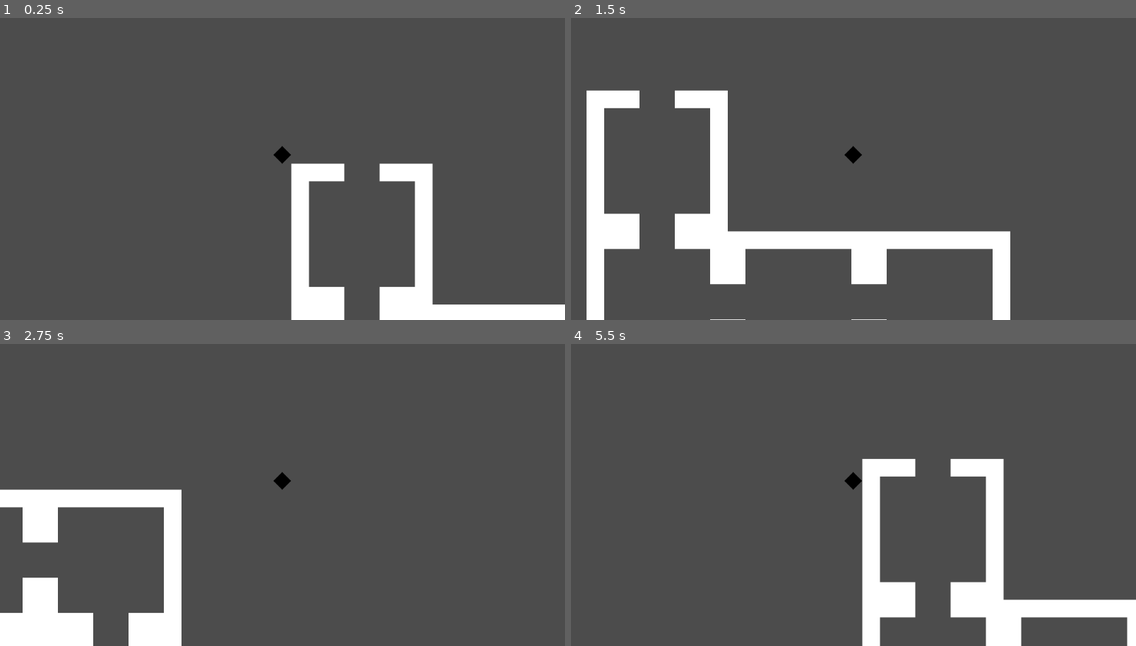
Above: before the commit, frames 1-4 (two rows, left to right).
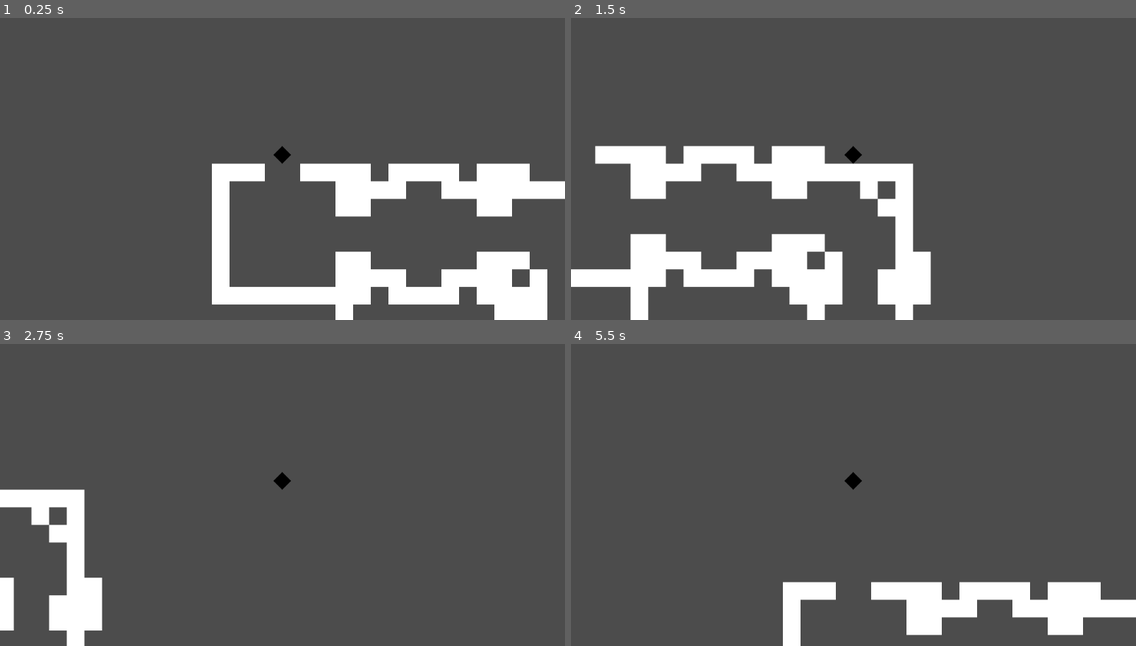
Above: after the commit, the same moments.

Repository: DarknessCatt/lost-soul-generator-study
Game: Godot game, scene res://Procedural_Map/Procedural_Map.tscn
The game is run twice, just before and just after one commit, with the same random seed, the same clock (stepped at 60 frames per second) and the same inputs. The project has no main scene, so this scene is started directly.
Inputs:
- Up to frame 1 (0.25 s): no input
- Up to frame 2 (1.5 s): tap Enter at 0.5 s; hold Right (ui_right) 0.53-1.28 s; hold Down (ui_down) from 1.28 s (still down)
- Up to frame 3 (2.75 s): tap Space at 2 s; release Down (ui_down) at 2.03 s; hold Right (ui_right) from 2.03 s (still down)
- Up to frame 4 (5.5 s): release Right (ui_right) at 2.78 s; hold Up (ui_up) 2.78-3.53 s; tap Enter at 3.5 s; hold Left (ui_left) 3.53-5.03 s; hold Down (ui_down) from 5.03 s (still down)

The runs differ from the first frame. In frame 1, 15% of the frame differs, in the area x 37-100%, y 48-100%; in frame 2, 23%, in the area x 0-78%, y 23-100%; in frame 3, 7.4%; in frame 4, 8.8%.

Commit message:
Room Tree

Diff:
--- a/Procedural_Map/Procedural_Map.gd
+++ b/Procedural_Map/Procedural_Map.gd
@@ -1,82 +1,82 @@
 extends Node2D
-
-enum {DOWN, UP, RIGHT, LEFT}
 
 const ROOM_RES = preload("res://Rooms/Rooms.tscn")
 const ROOM_SIZE = 8
-const MAP_SIZE = 4
-const MAP_NUM = 6
+const MAP_SIZE = 6
+const MAP_NUM = 10
 
 
-var directions = [DOWN, UP, RIGHT, LEFT]
+var directions = ["down", "up", "left", "right"]
 var map : Array = []
 
 func _ready():
 	randomize()
 	var rooms : Node2D = ROOM_RES.instance()
+	rooms._ready()
 
 	for x in range(MAP_SIZE):
 		map.append([])
-		for y in range(MAP_SIZE):
+		for _y in range(MAP_SIZE):
 			map[x].append(null)
 
 	var room_list = []
 	var room_pos = Vector2.ZERO
-	var from = UP
+	var from = "up"
 
-	for num in range(MAP_NUM):
+	for _num in range(MAP_NUM):
 		var dir = get_random_dir(room_pos)
 
-		if dir == -1:
+		if dir == "":
+			print("generation aborted")
 			break
 
-		map[room_pos.x][room_pos.y] = {from = from, dir = dir}
-		room_list.append({from = from, dir = dir, pos = room_pos})
+		map[room_pos.x][room_pos.y] = [from, dir]
+		room_list.append({"pos" : room_pos, "entrances" : [from, dir]})
 
 		match dir:
-			UP:
-				from = DOWN
+			"up":
+				from = "down"
 				room_pos.y -= 1
 
-			DOWN:
-				from = UP
+			"down":
+				from = "up"
 				room_pos.y += 1
 
-			RIGHT:
-				from = LEFT
+			"right":
+				from = "left"
 				room_pos.x += 1
 
-			LEFT:
-				from = RIGHT
+			"left":
+				from = "right"
 				room_pos.x -= 1
 
 	for room_info in room_list:
-		copy_room(room_info.pos*ROOM_SIZE, rooms.get_room(room_info.from, room_info.dir))
+		copy_room(room_info.pos*ROOM_SIZE, rooms.get_room(room_info.entrances))
 
 	#copy_room(room_pos*ROOM_SIZE, rooms.get_room(0))
 
-func get_random_dir(pos : Vector2) -> int:
+func get_random_dir(pos : Vector2) -> String:
 	directions.shuffle()
 
 	for dir in directions:
-		match directions[dir]:
-			UP:
+		match dir:
+			"up":
 				if (pos.y - 1) >= 0 and map[pos.x][pos.y - 1] == null:
-					return UP
+					return "up"
 
-			DOWN:
+			"down":
 				if (pos.y + 1) < MAP_SIZE and map[pos.x][pos.y + 1] == null:
-					return DOWN
+					return "down"
 
-			RIGHT:
+			"right":
 				if (pos.x + 1) < MAP_SIZE and map[pos.x + 1][pos.y] == null:
-					return RIGHT
+					return "right"
 
-			LEFT:
+			"left":
 				if (pos.x - 1) >= 0 and map[pos.x - 1][pos.y] == null:
-					return LEFT
+					return "left"
 
-	return -1
+	return ""
 
 
 func copy_room(pos : Vector2, room : Array) -> void:
--- a/Procedural_Map/Procedural_Map.tscn
+++ b/Procedural_Map/Procedural_Map.tscn
@@ -8,6 +8,6 @@
 script = ExtResource( 3 )
 
 [node name="Player" parent="." instance=ExtResource( 2 )]
-position = Vector2( -16, -16 )
+position = Vector2( 128, -16 )
 
 [node name="Map" parent="." instance=ExtResource( 1 )]
--- /dev/null
+++ b/Rooms/Room.gd
@@ -0,0 +1,6 @@
+extends TileMap
+
+export(bool) var up = false
+export(bool) var down = false
+export(bool) var left = false
+export(bool) var right = false
--- /dev/null
+++ b/Rooms/Room.tscn
@@ -0,0 +1,8 @@
+[gd_scene load_steps=3 format=2]
+
+[ext_resource path="res://Placeholder_White/Placeholder_White.tscn" type="PackedScene" id=1]
+[ext_resource path="res://Rooms/Room.gd" type="Script" id=2]
+
+
+[node name="Room" instance=ExtResource( 1 )]
+script = ExtResource( 2 )
--- a/Rooms/Rooms.gd
+++ b/Rooms/Rooms.gd
@@ -1,9 +1,94 @@
 extends Node2D
 
+var room_tree : Dictionary = \
+{
+	"atr" : "down",
+	"has" : {
+		"atr" : "up",
+		"has" : {
+			"atr" : "left",
+			"has" : {
+				"atr" : "right",
+				"has" : [],
+				"hasnt" : []
+			},
+			"hasnt" : {
+				"atr" : "right",
+				"has" : [],
+				"hasnt" : []
+			}
+		},
+		"hasnt" : {
+			"atr" : "left",
+			"has" : {
+				"atr" : "right",
+				"has" : [],
+				"hasnt" : []
+			},
+			"hasnt" : {
+				"atr" : "right",
+				"has" : [],
+				"hasnt" : []
+			}
+		}
+	},
+	"hasnt" : {
+		"atr" : "up",
+		"has" : {
+			"atr" : "left",
+			"has" : {
+				"atr" : "right",
+				"has" : [],
+				"hasnt" : []
+			},
+			"hasnt" : {
+				"atr" : "right",
+				"has" : [],
+				"hasnt" : []
+			}
+		},
+		"hasnt" : {
+			"atr" : "left",
+			"has" : {
+				"atr" : "right",
+				"has" : [],
+				"hasnt" : []
+			},
+			"hasnt" : {
+				"atr" : "right",
+				"has" : [],
+				"hasnt" : []
+			}
+		}
+	}
+}
 
-func get_room(from : int, to : int) -> Array:
+func _ready():
+	for room in get_children():
+		var tree = room_tree
+
+		while typeof(tree) == TYPE_DICTIONARY:
+			if room.get(tree["atr"]):
+				tree = tree["has"]
+			else:
+				tree = tree["hasnt"]
+
+		tree.append(room)
+
+
+func get_room(entrances : Array) -> Array:
 	var data := []
-	var room : TileMap = self.get_child(from).get_child(to)
+
+	var tree = room_tree
+
+	for dir in ["down", "up", "left", "right"]:
+		if entrances.has(dir):
+			tree = tree["has"]
+		else:
+			tree = tree["hasnt"]
+
+	tree.shuffle()
+	var room = tree.front()
 
 	for v in room.get_used_cells():
 		data.append([v, room.get_cellv(v)])
--- a/Rooms/Rooms.tscn
+++ b/Rooms/Rooms.tscn
@@ -1,79 +1,150 @@
 [gd_scene load_steps=3 format=2]
 
-[ext_resource path="res://Placeholder_White/Placeholder_White.tscn" type="PackedScene" id=1]
+[ext_resource path="res://Rooms/Room.tscn" type="PackedScene" id=1]
 [ext_resource path="res://Rooms/Rooms.gd" type="Script" id=2]
 
 [node name="Rooms" type="Node2D"]
 script = ExtResource( 2 )
 
-[node name="Down" type="Node2D" parent="."]
+[node name="UDLR" parent="." instance=ExtResource( 1 )]
+visible = false
+tile_data = PoolIntArray( 0, 0, 0, 1, 0, 0, 2, 0, 0, 5, 0, 0, 6, 0, 0, 7, 0, 0, 65536, 0, 0, 65543, 0, 0, 131072, 0, 0, 131079, 0, 0, 327680, 0, 0, 327687, 0, 0, 393216, 0, 0, 393223, 0, 0, 458752, 0, 0, 458753, 0, 0, 458754, 0, 0, 458757, 0, 0, 458758, 0, 0, 458759, 0, 0 )
+up = true
+down = true
+left = true
+right = true
 
-[node name="Down" parent="Down" instance=ExtResource( 1 )]
+[node name="UDL" parent="." instance=ExtResource( 1 )]
 visible = false
-tile_data = PoolIntArray( 0, 0, 0, 1, 0, 0, 2, 0, 0, 3, 0, 0, 4, 0, 0, 5, 0, 0, 6, 0, 0, 7, 0, 0, 65536, 0, 0, 65543, 0, 0, 131072, 0, 0, 131079, 0, 0, 196608, 0, 0, 196615, 0, 0, 262144, 0, 0, 262151, 0, 0, 327680, 0, 0, 3276 …(122 unchanged characters)…
+tile_data = PoolIntArray( 0, 0, 0, 1, 0, 0, 2, 0, 0, 5, 0, 0, 6, 0, 0, 7, 0, 0, 65536, 0, 0, 65543, 0, 0, 131072, 0, 0, 131079, 0, 0, 196615, 0, 0, 262151, 0, 0, 327680, 0, 0, 3276 …(122 unchanged characters)…
+up = true
+down = true
+left = true
 
-[node name="Up" parent="Down" instance=ExtResource( 1 )]
+[node name="UDR" parent="." instance=ExtResource( 1 )]
+visible = false
+tile_data = PoolIntArray( 0, 0, 0, 1, 0, 0, 2, 0, 0, 5, 0, 0, 6, 0, 0, 7, 0, 0, 65536, 0, 0, 65543, 0, 0, 131072, 0, 0, 131079, 0, 0, 196608, 0, 0, 262144, 0, 0, 327680, 0, 0, 327687, 0, 0, 393216, 0, 0, 393223, 0, 0, 458752, 0, 0, 458753, 0, 0, 458754, 0, 0, 458757, 0, 0, 458758, 0, 0, 458759, 0, 0 )
+up = true
+down = true
+right = true
+
+[node name="ULR" parent="." instance=ExtResource( 1 )]
+visible = false
+tile_data = PoolIntArray( 0, 0, 0, 1, 0, 0, 2, 0, 0, 5, 0, 0, 6, 0, 0, 7, 0, 0, 65536, 0, 0, 65543, 0, 0, 131072, 0, 0, 131079, 0, 0, 327680, 0, 0, 327687, 0, 0, 393216, 0, 0, 393223, 0, 0, 458752, 0, 0, 458753, 0, 0, 458754, 0, 0, 458755, 0, 0, 458756, 0, 0, 458757, 0, 0, 458758, 0, 0, 458759, 0, 0 )
+up = true
+left = true
+right = true
+
+[node name="DLR" parent="." instance=ExtResource( 1 )]
+visible = false
+tile_data = PoolIntArray( 0, 0, 0, 1, 0, 0, 2, 0, 0, 3, 0, 0, 4, 0, 0, 5, 0, 0, 6, 0, 0, 7, 0, 0, 65536, 0, 0, 65543, 0, 0, 131072, 0, 0, 131079, 0, 0, 327680, 0, 0, 327687, 0, 0, 393216, 0, 0, 393223, 0, 0, 458752, 0, 0, 458753, 0, 0, 458754, 0, 0, 458757, 0, 0, 458758, 0, 0, 458759, 0, 0 )
+down = true
+left = true
+right = true
+
+[node name="UD" parent="." instance=ExtResource( 1 )]
 visible = false
 tile_data = PoolIntArray( 0, 0, 0, 1, 0, 0, 2, 0, 0, 5, 0, 0, 6, 0, 0, 7, 0, 0, 65536, 0, 0, 65543, 0, 0, 131072, 0, 0, …(211 unchanged characters)…
+up = true
+down = true
 
-[node name="Right" parent="Down" instance=ExtResource( 1 )]
+[node name="UD2" parent="." instance=ExtResource( 1 )]
+visible = false
+tile_data = PoolIntArray( 0, 0, 0, 1, 0, 0, 2, 0, 0, 5, 0, 0, 6, 0, 0, 7, 0, 0, 65538, 0, 0, 65541, 0, 0, 131074, 0, 0, 131077, 0, 0, 196610, 0, 0, 196613, 0, 0, 262146, 0, 0, 262149, 0, 0, 327682, 0, 0, 327685, 0, 0, 393218, 0, 0, 393221, 0, 0, 458752, 0, 0, 458753, 0, 0, 458754, 0, 0, 458757, 0, 0, 458758, 0, 0, 458759, 0, 0 )
+up = true
+down = true
+
+[node name="UD3" parent="." instance=ExtResource( 1 )]
+tile_data = PoolIntArray( 0, 0, 0, 1, 0, 0, 2, 0, 0, 5, 0, 0, 6, 0, 0, 7, 0, 0, 65537, 0, 0, 65542, 0, 0, 131072, 0, 0, 131073, 0, 0, 131078, 0, 0, 131079, 0, 0, 196608, 0, 0, 196615, 0, 0, 262144, 0, 0, 262151, 0, 0, 327680, 0, 0, 327681, 0, 0, 327686, 0, 0, 327687, 0, 0, 393217, 0, 0, 393222, 0, 0, 458752, 0, 0, 458753, 0, 0, 458754, 0, 0, 458757, 0, 0, 458758, 0, 0, 458759, 0, 0 )
+up = true
+down = true
+
+[node name="UL" parent="." instance=ExtResource( 1 )]
+visible = false
+tile_data = PoolIntArray( 0, 0, 0, 1, 0, 0, 2, 0, 0, 5, 0, 0, 6, 0, 0, 7, 0, 0, 65536, 0, 0, 65543, 0, 0, 131072, 0, 0, 131079, 0, 0, 196615, 0, 0, 262151, 0, 0, 327680, 0, 0, 327687, 0, 0, 393216, 0, 0, 393223, 0, 0, 458752, 0, 0, 458753, 0, 0, 458754, 0, 0, 458755, 0, 0, 458756, 0, 0, 458757, 0, 0, 458758, 0, 0, 458759, 0, 0 )
+up = true
+left = true
+
+[node name="UL2" parent="." instance=ExtResource( 1 )]
+visible = false
+tile_data = PoolIntArray( 0, 0, 0, 1, 0, 0, 2, 0, 0, 5, 0, 0, 6, 0, 0, 7, 0, 0, 65536, 0, 0, 65537, 0, 0, 65541, 0, 0, 131072, 0, 0, 131077, 0, 0, 196613, 0, 0, 262149, 0, 0, 327680, 0, 0, 327681, 0, 0, 327682, 0, 0, 327683, 0, 0, 327684, 0, 0, 327685, 0, 0, 393216, 0, 0, 458752, 0, 0 )
+up = true
+left = true
+
+[node name="UL3" parent="." instance=ExtResource( 1 )]
+visible = false
+tile_data = PoolIntArray( 0, 0, 0, 1, 0, 0, 2, 0, 0, 5, 0, 0, 6, 0, 0, 7, 0, 0, 65536, 0, 0, 65538, 0, 0, 65542, 0, 0, 131072, 0, 0, 131073, 0, 0, 131078, 0, 0, 196614, 0, 0, 262149, 0, 0, 262150, 0, 0, 327680, 0, 0, 327684, 0, 0, 327686, 0, 0, 393216, 0, 0, 393217, 0, 0, 393218, 0, 0, 393219, 0, 0, 393220, 0, 0, 393221, 0, 0, 393222, 0, 0, 458752, 0, 0 )
+up = true
+left = true
+
+[node name="UR" parent="." instance=ExtResource( 1 )]
+visible = false
+tile_data = PoolIntArray( 0, 0, 0, 1, 0, 0, 2, 0, 0, 5, 0, 0, 6, 0, 0, 7, 0, 0, 65536, 0, 0, 65543, 0, 0, 131072, 0, 0, 131079, 0, 0, 196608, 0, 0, 262144, 0, 0, 327680, 0, 0, 327687, 0, 0, 393216, 0, 0, 393223, 0, 0, 458752, 0, 0, 458753, 0, 0, 458754, 0, 0, 458755, 0, 0, 458756, 0, 0, 458757, 0, 0, 458758, 0, 0, 458759, 0, 0 )
+up = true
+right = true
+
+[node name="UR2" parent="." instance=ExtResource( 1 )]
+visible = false
+tile_data = PoolIntArray( 0, 0, 0, 1, 0, 0, 2, 0, 0, 5, 0, 0, 6, 0, 0, 7, 0, 0, 65538, 0, 0, 65542, 0, 0, 65543, 0, 0, 131074, 0, 0, 131079, 0, 0, 196610, 0, 0, 262146, 0, 0, 327682, 0, 0, 327683, 0, 0, 327684, 0, 0, 327685, 0, 0, 327686, 0, 0, 327687, 0, 0, 393223, 0, 0, 458759, 0, 0 )
+up = true
+right = true
+
+[node name="UR3" parent="." instance=ExtResource( 1 )]
+visible = false
+tile_data = PoolIntArray( 0, 0, 0, 1, 0, 0, 2, 0, 0, 5, 0, 0, 6, 0, 0, 7, 0, 0, 65536, 0, 0, 65537, 0, 0, 65541, 0, 0, 65543, 0, 0, 131073, 0, 0, 131078, 0, 0, 131079, 0, 0, 196609, 0, 0, 262145, 0, 0, 262146, 0, 0, 327681, 0, 0, 327683, 0, 0, 327687, 0, 0, 393217, 0, 0, 393218, 0, 0, 393219, 0, 0, 393220, 0, 0, 393221, 0, 0, 393222, 0, 0, 393223, 0, 0, 458759, 0, 0 )
+up = true
+right = true
+
+[node name="DL" parent="." instance=ExtResource( 1 )]
+visible = false
+tile_data = PoolIntArray( 0, 0, 0, 1, 0, 0, 2, 0, 0, 3, 0, 0, 4, 0, 0, 5, 0, 0, 6, 0, 0, 7, 0, 0, 65536, 0, 0, 65543, 0, 0, 131072, 0, 0, 131079, 0, 0, 196615, 0, 0, 262151, 0, 0, 327680, 0, 0, 327687, 0, 0, 393216, 0, 0, 393223, 0, 0, 458752, 0, 0, 458753, 0, 0, 458754, 0, 0, 458757, 0, 0, 458758, 0, 0, 458759, 0, 0 )
+down = true
+left = true
+
+[node name="DL2" parent="." instance=ExtResource( 1 )]
+visible = false
+tile_data = PoolIntArray( 0, 0, 0, 65536, 0, 0, 131072, 0, 0, 131073, 0, 0, 131074, 0, 0, 131075, 0, 0, 131076, 0, 0, 131077, 0, 0, 196613, 0, 0, 262149, 0, 0, 327680, 0, 0, 327685, 0, 0, 393216, 0, 0, 393217, 0, 0, 393221, 0, 0, 458752, 0, 0, 458753, 0, 0, 458754, 0, 0, 458757, 0, 0, 458758, 0, 0, 458759, 0, 0 )
+down = true
+left = true
+
+[node name="DL3" parent="." instance=ExtResource( 1 )]
+visible = false
+tile_data = PoolIntArray( 0, 0, 0, 1, 0, 0, 65536, 0, 0, 65537, 0, 0, 65538, 0, 0, 65539, 0, 0, 65540, 0, 0, 65541, 0, 0, 65542, 0, 0, 131072, 0, 0, 131076, 0, 0, 131078, 0, 0, 196613, 0, 0, 196614, 0, 0, 262150, 0, 0, 327680, 0, 0, 327681, 0, 0, 327686, 0, 0, 393216, 0, 0, 393218, 0, 0, 393222, 0, 0, 393223, 0, 0, 458752, 0, 0, 458753, 0, 0, 458754, 0, 0, 458757, 0, 0, 458758, 0, 0, 458759, 0, 0 )
+down = true
+left = true
+
+[node name="DR" parent="." instance=ExtResource( 1 )]
 visible = false
 tile_data = PoolIntArray( 0, 0, 0, 1, 0, 0, 2, 0, 0, 3, 0, 0, 4, 0, 0, 5, 0, 0, 6, 0, 0, 7, 0, 0, 65536, 0, 0, 65543, 0 …(201 unchanged characters)…
+down = true
+right = true
 
-[node name="Left" parent="Down" instance=ExtResource( 1 )]
+[node name="DR2" parent="." instance=ExtResource( 1 )]
 visible = false
-tile_data = PoolIntArray( 0, 0, 0, 1, 0, 0, 2, 0, 0, 3, 0, 0, 4, 0, 0, 5, 0, 0, 6, 0, 0, 7, 0, 0, 65536, 0, 0, 65543, 0, 0, 131072, 0, 0, 131079, 0, 0, 196615, 0, 0, 262151, 0, 0, 327680, 0, 0, 327687, 0, 0, 393216, 0, 0, 393223, 0, 0, 458752, 0, 0, 4587 …(66 unchanged characters)…
+tile_data = PoolIntArray( 7, 0, 0, 65543, 0, 0, 131074, 0, 0, 131075, 0, 0, 131076, 0, 0, 131077, 0, 0, 131078, 0, 0, 131079, 0, 0, 196610, 0, 0, 262146, 0, 0, 327682, 0, 0, 327687, 0, 0, 393218, 0, 0, 393222, 0, 0, 393223, 0, 0, 458752, 0, 0, 4587 …(66 unchanged characters)…
+down = true
+right = true
 
-[node name="Up" type="Node2D" parent="."]
+[node name="DR3" parent="." instance=ExtResource( 1 )]
+visible = false
+tile_data = PoolIntArray( 6, 0, 0, 7, 0, 0, 65537, 0, 0, 65538, 0, 0, 65539, 0, 0, 65540, 0, 0, 65541, 0, 0, 65542, 0, 0, 65543, 0, 0, 131073, 0, 0, 131075, 0, 0, 131079, 0, 0, 196609, 0, 0, 196610, 0, 0, 262145, 0, 0, 327681, 0, 0, 327686, 0, 0, 327687, 0, 0, 393216, 0, 0, 393217, 0, 0, 393221, 0, 0, 393223, 0, 0, 458752, 0, 0, 458753, 0, 0, 458754, 0, 0, 458757, 0, 0, 458758, 0, 0, 458759, 0, 0 )
+down = true
+right = true
 
-[node name="Down" parent="Up" instance=ExtResource( 1 )]
-visible = false
-tile_data = PoolIntArray( 0, 0, 0, 1, 0, 0, 2, 0, 0, 5, 0, 0, 6, 0, 0, 7, 0, 0, 65536, 0, 0, 65543, 0, 0, 131072, 0, 0, 131079, 0, 0, 196608, 0, 0, 196615, 0, 0, 262144, 0, 0, 262151, 0, 0, 327680, 0, 0, 327687, 0, 0, 393216, 0, 0, 393223, 0, 0, 458752, 0, 0, 458753, 0, 0, 458754, 0, 0, 458757, 0, 0, 458758, 0, 0, 458759, 0, 0 )
-
-[node name="Up" parent="Up" instance=ExtResource( 1 )]
-visible = false
-tile_data = PoolIntArray( 0, 0, 0, 1, 0, 0, 2, 0, 0, 5, 0, 0, 6, 0, 0, 7, 0, 0, 65536, 0, 0, 65543, 0, 0, 131072, 0, 0, 131079, 0, 0, 196608, 0, 0, 196615, 0, 0, 262144, 0, 0, 262151, 0, 0, 327680, 0, 0, 327687, 0, 0, 393216, 0, 0, 393223, 0, 0, 458752, 0, 0, 458753, 0, 0, 458754, 0, 0, 458755, 0, 0, 458756, 0, 0, 458757, 0, 0, 458758, 0, 0, 458759, 0, 0 )
-
-[node name="Right" parent="Up" instance=ExtResource( 1 )]
-visible = false
-tile_data = PoolIntArray( 0, 0, 0, 1, 0, 0, 2, 0, 0, 5, 0, 0, 6, 0, 0, 7, 0, 0, 65536, 0, 0, 65543, 0, 0, 131072, 0, 0, 131079, 0, 0, 196608, 0, 0, 262144, 0, 0, 327680, 0, 0, 327687, 0, 0, 393216, 0, 0, 393223, 0, 0, 458752, 0, 0, 458753, 0, 0, 458754, 0, 0, 458755, 0, 0, 458756, 0, 0, 458757, 0, 0, 458758, 0, 0, 458759, 0, 0 )
-
-[node name="Left" parent="Up" instance=ExtResource( 1 )]
-visible = false
-tile_data = PoolIntArray( 0, 0, 0, 1, 0, 0, 2, 0, 0, 5, 0, 0, 6, 0, 0, 7, 0, 0, 65536, 0, 0, 65543, 0, 0, 131072, 0, 0, 131079, 0, 0, 196615, 0, 0, 262151, 0, 0, 327680, 0, 0, 327687, 0, 0, 393216, 0, 0, 393223, 0, 0, 458752, 0, 0, 458753, 0, 0, 458754, 0, 0, 458755, 0, 0, 458756, 0, 0, 458757, 0, 0, 458758, 0, 0, 458759, 0, 0 )
-
-[node name="Right" type="Node2D" parent="."]
-
-[node name="Down" parent="Right" instance=ExtResource( 1 )]
-visible = false
-tile_data = PoolIntArray( 0, 0, 0, 1, 0, 0, 2, 0, 0, 3, 0, 0, 4, 0, 0, 5, 0, 0, 6, 0, 0, 7, 0, 0, 65536, 0, 0, 65543, 0, 0, 131072, 0, 0, 131079, 0, 0, 196608, 0, 0, 262144, 0, 0, 327680, 0, 0, 327687, 0, 0, 393216, 0, 0, 393223, 0, 0, 458752, 0, 0, 458753, 0, 0, 458754, 0, 0, 458757, 0, 0, 458758, 0, 0, 458759, 0, 0 )
-
-[node name="Up" parent="Right" instance=ExtResource( 1 )]
-visible = false
-tile_data = PoolIntArray( 0, 0, 0, 1, 0, 0, 2, 0, 0, 5, 0, 0, 6, 0, 0, 7, 0, 0, 65536, 0, 0, 65543, 0, 0, 131072, 0, 0, 131079, 0, 0, 196608, 0, 0, 262144, 0, 0, 327680, 0, 0, 327687, 0, 0, 393216, 0, 0, 393223, 0, 0, 458752, 0, 0, 458753, 0, 0, 458754, 0, 0, 458755, 0, 0, 458756, 0, 0, 458757, 0, 0, 458758, 0, 0, 458759, 0, 0 )
-
-[node name="Right" parent="Right" instance=ExtResource( 1 )]
-visible = false
-tile_data = PoolIntArray( 0, 0, 0, 1, 0, 0, 2, 0, 0, 3, 0, 0, 4, 0, 0, 5, 0, 0, 6, 0, 0, 7, 0, 0, 65536, 0, 0, 65543, 0, 0, 131072, 0, 0, 131079, 0, 0, 196608, 0, 0, 262144, 0, 0, 327680, 0, 0, 327687, 0, 0, 393216, 0, 0, 393223, 0, 0, 458752, 0, 0, 458753, 0, 0, 458754, 0, 0, 458755, 0, 0, 458756, 0, 0, 458757, 0, 0, 458758, 0, 0, 458759, 0, 0 )
-
-[node name="Left" parent="Right" instance=ExtResource( 1 )]
+[node name="LR" parent="." instance=ExtResource( 1 )]
 visible = false
 tile_data = PoolIntArray( 0, 0, 0, 1, 0, 0, 2, 0, 0, 3, 0, 0, 4, 0, 0, 5, 0, 0, 6, 0, 0, 7, 0, 0, 65536, 0, 0, 65543, 0 …(201 unchanged characters)…
+left = true
+right = true
 
-[node name="Left" type="Node2D" parent="."]
+[node name="LR2" parent="." instance=ExtResource( 1 )]
+visible = false
+tile_data = PoolIntArray( 0, 0, 0, 7, 0, 0, 65536, 0, 0, 65543, 0, 0, 131072, 0, 0, 131073, 0, 0, 131074, 0, 0, 131075, 0, 0, 131076, 0, 0, 131077, 0, 0, 131078, 0, 0, 131079, 0, 0, 327680, 0, 0, 327681, 0, 0, 327682, 0, 0, 327683, 0, 0, 327684, 0, 0, 327685, 0, 0, 327686, 0, 0, 327687, 0, 0, 393216, 0, 0, 393223, 0, 0, 458752, 0, 0, 458759, 0, 0 )
+left = true
+right = true
 
-[node name="Down" parent="Left" instance=ExtResource( 1 )]
+[node name="LR3" parent="." instance=ExtResource( 1 )]
 visible = false
-tile_data = PoolIntArray( 0, 0, 0, 1, 0, 0, 2, 0, 0, 3, 0, 0, 4, 0, 0, 5, 0, 0, 6, 0, 0, 7, 0, 0, 65536, 0, 0, 65543, 0, 0, 131072, 0, 0, 131079, 0, 0, 196615, 0, 0, 262151, 0, 0, 327680, 0, 0, 327687, 0, 0, 393216, 0, 0, 393223, 0, 0, 458752, 0, 0, 458753, 0, 0, 458754, 0, 0, 458757, 0, 0, 458758, 0, 0, 458759, 0, 0 )
-
-[node name="Up" parent="Left" instance=ExtResource( 1 )]
-visible = false
-tile_data = PoolIntArray( 0, 0, 0, 1, 0, 0, 2, 0, 0, 5, 0, 0, 6, 0, 0, 7, 0, 0, 65536, 0, 0, 65543, 0, 0, 131072, 0, 0, 131079, 0, 0, 196615, 0, 0, 262151, 0, 0, 327680, 0, 0, 327687, 0, 0, 393216, 0, 0, 393223, 0, 0, 458752, 0, 0, 458753, 0, 0, 458754, 0, 0, 458755, 0, 0, 458756, 0, 0, 458757, 0, 0, 458758, 0, 0, 458759, 0, 0 )
-
-[node name="Right" parent="Left" instance=ExtResource( 1 )]
-visible = false
-tile_data = PoolIntArray( 0, 0, 0, 1, 0, 0, 2, 0, 0, 3, 0, 0, 4, 0, 0, 5, 0, 0, 6, 0, 0, 7, 0, 0, 65536, 0, 0, 65543, 0, 0, 131072, 0, 0, 131079, 0, 0, 327680, 0, 0, 327687, 0, 0, 393216, 0, 0, 393223, 0, 0, 458752, 0, 0, 458753, 0, 0, 458754, 0, 0, 458755, 0, 0, 458756, 0, 0, 458757, 0, 0, 458758, 0, 0, 458759, 0, 0 )
-
-[node name="Left" parent="Left" instance=ExtResource( 1 )]
-visible = false
-tile_data = PoolIntArray( 0, 0, 0, 1, 0, 0, 2, 0, 0, 3, 0, 0, 4, 0, 0, 5, 0, 0, 6, 0, 0, 7, 0, 0, 65536, 0, 0, 65543, 0, 0, 131072, 0, 0, 131079, 0, 0, 196608, 0, 0, 262144, 0, 0, 327680, 0, 0, 327687, 0, 0, 393216, 0, 0, 393223, 0, 0, 458752, 0, 0, 458753, 0, 0, 458754, 0, 0, 458755, 0, 0, 458756, 0, 0, 458757, 0, 0, 458758, 0, 0, 458759, 0, 0 )
+tile_data = PoolIntArray( 0, 0, 0, 2, 0, 0, 3, 0, 0, 4, 0, 0, 5, 0, 0, 7, 0, 0, 65536, 0, 0, 65537, 0, 0, 65538, 0, 0, 65541, 0, 0, 65542, 0, 0, 65543, 0, 0, 131072, 0, 0, 131079, 0, 0, 327680, 0, 0, 327687, 0, 0, 393216, 0, 0, 393217, 0, 0, 393218, 0, 0, 393221, 0, 0, 393222, 0, 0, 393223, 0, 0, 458752, 0, 0, 458754, 0, 0, 458755, 0, 0, 458756, 0, 0, 458757, 0, 0, 458759, 0, 0 )
+left = true
+right = true
